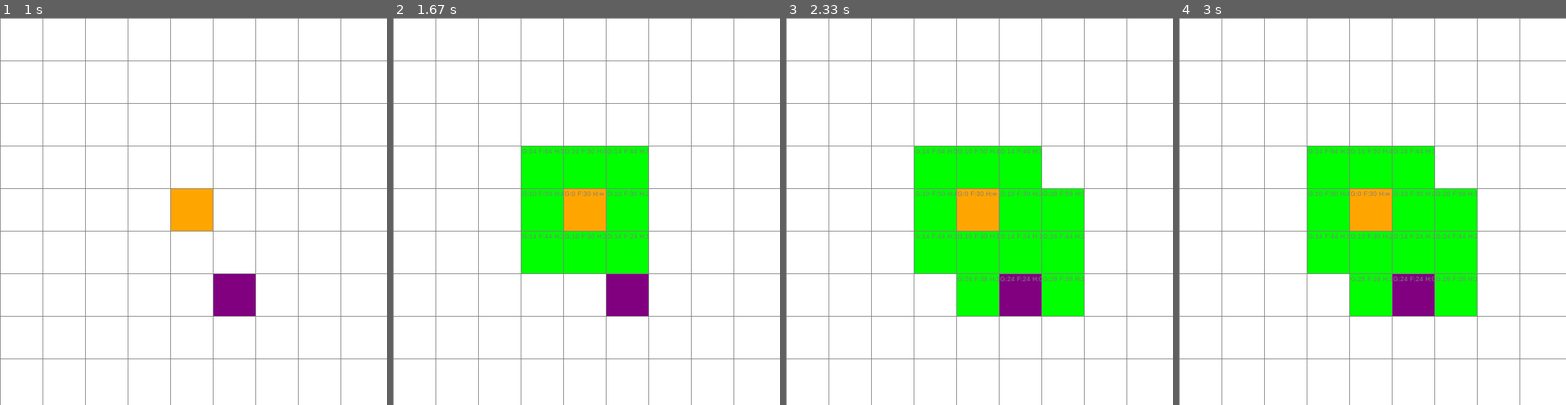
Above: before the commit, frames 1-4 (left to right).
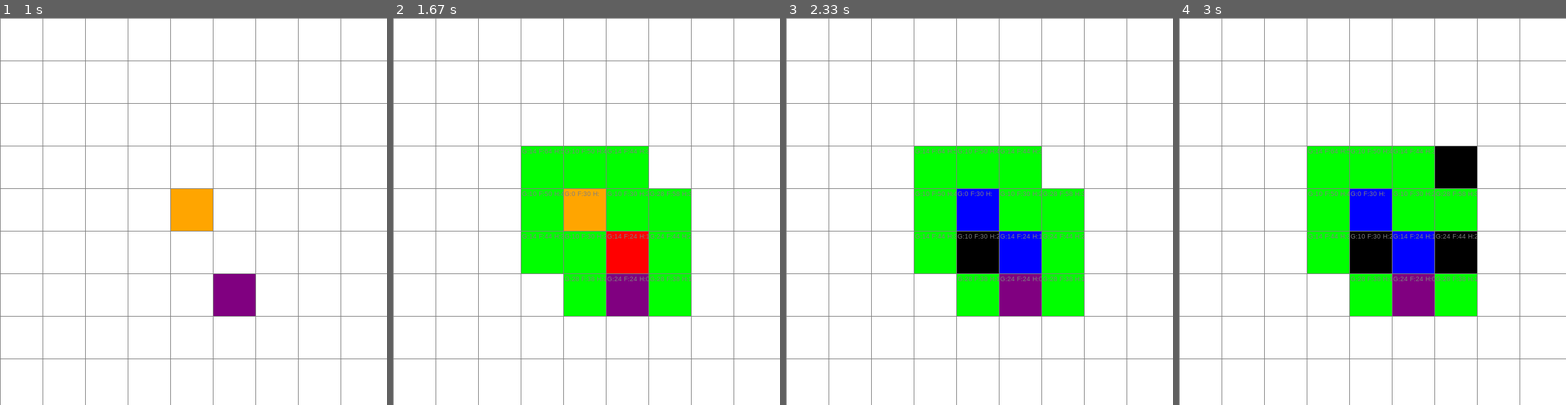
Above: after the commit, the same moments.

Repository: RafaelContrerasA/IA2024
Game: pygame game, started from PR1-A_Asterisco/a_asteristo.py
Two runs of this game, one before a commit and one after it. Both use one fixed random seed, a clock stepped at 60 frames per second and the inputs below.
Inputs (mouse positions are in pixels of both pictures, inside the frame that each line leads up to):
- Up to frame 1 (1 s): click (193, 211) at 0.38 s; click (232, 296) at 0.72 s
- Up to frame 2 (1.67 s): tap Space at 1 s
- Up to frame 3 (2.33 s): move the mouse to (983, 250) at 1.83 s; click (983, 250) at 2.02 s
- Up to frame 4 (3 s): click (1473, 273) at 2.38 s; click (1473, 176) at 2.72 s

Frame 1 is identical in both runs. In frame 2, 5.9% of the frame differs, in the area x 44-77%, y 44-77%; in frame 3, 3.5%; in frame 4, 5.9%.

Commit message:
Arreglar bug a* no se imprimia a tiempo el movimiento

Diff:
--- a/PR1-A_Asterisco/a_asteristo.py
+++ b/PR1-A_Asterisco/a_asteristo.py
@@ -26,7 +26,7 @@
 
 
 # Control de delay (en milisegundos)
-DELAY = 1000  # Ajusta este valor para aumentar/disminuir la velocidad
+DELAY = 500  # Ajusta este valor para aumentar/disminuir la velocidad
 
 
 class Nodo:
@@ -81,9 +81,9 @@
         pygame.draw.rect(ventana, self.color, (self.x, self.y, self.ancho, self.ancho))
         if self.g != float("inf"):
             fuente = pygame.font.SysFont('Arial', 10)
-            g_val = int(self.g) if self.g != float('inf') else "∞"
-            f_val = int(self.f) if self.f != float('inf') else "∞"
-            h_val = int(self.h) if self.h != float('inf') else "∞"
+            g_val = int(self.g) if self.g != float('inf') else " "
+            f_val = int(self.f) if self.f != float('inf') else " "
+            h_val = int(self.h) if self.h != float('inf') else " "
             texto = fuente.render(f"G:{g_val} F:{f_val} H:{h_val}", True, GRIS)
             ventana.blit(texto, (self.x + 2, self.y + 2))
 
@@ -175,10 +175,13 @@
                         vecino.hacer_abierto()
 
         # Dibujar y retrasar para observar el algoritmo
-        dibujar()
-        pygame.time.delay(DELAY)  # Pausa para observar los pasos
+         # Pausa para observar los pasos
         if nodo_actual != inicio:
             nodo_actual.hacer_cerrado()
+
+        #Aca abajo pa que se imprima tambien el mov
+        dibujar()
+        pygame.time.delay(DELAY)
 
     return False
 
--- a/PR2-Phaser/pygamesc/game.py
+++ b/PR2-Phaser/pygamesc/game.py
@@ -283,10 +283,12 @@
     X = datos[:, :2]
     y = datos[:, 2]
     X_train, X_test, y_train, y_test = train_test_split(X, y, test_size=0.2, random_state=42)
+
     modelo = Sequential([
         Dense(4, input_dim=2, activation='relu'),
         Dense(1, activation='sigmoid')
     ])
+
     modelo.compile(optimizer='adam', loss='binary_crossentropy', metrics=['accuracy'])
     modelo.fit(X_train, y_train, epochs=100, batch_size=32, verbose=1)
     loss, accuracy = modelo.evaluate(X_test, y_test, verbose=0)
